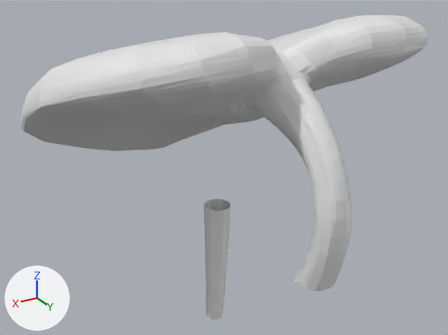
The glTF model assets/monstera/skins/monstera_leaf_fullalbo_v1.glb: old version first, new version second.
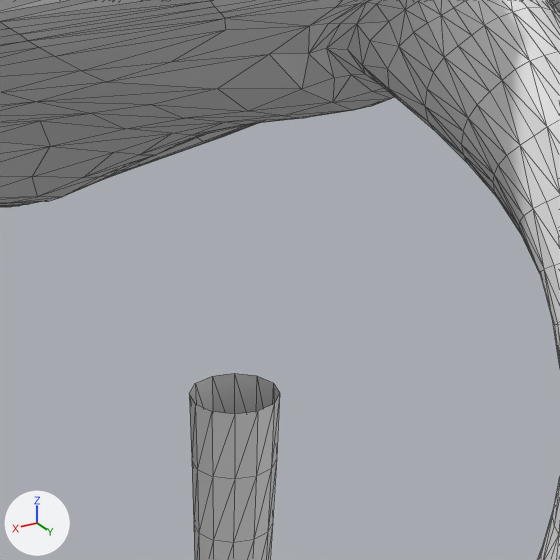
The first picture shows the older version from a camera (50 mm lens) standing at (1.59, 2.69, 1.21) and looking at (-0.03, -0.01, -0.14). The close-ups show the older and then the newer version on the part from 33% to 70% of the width and 26% to 76% of the height of that picture. Only the edits that show in the close-ups are written down. Arrows for +X, +Y and +Z are at lower left; the lights stay in place. The close-ups show mesh edges as thin lines. Materials are left out; every surface is plain grey. Where no turn or scale is listed for an object, it has been applied to the vertices.

In view in the first close-up: 'blade', 'petiole'.
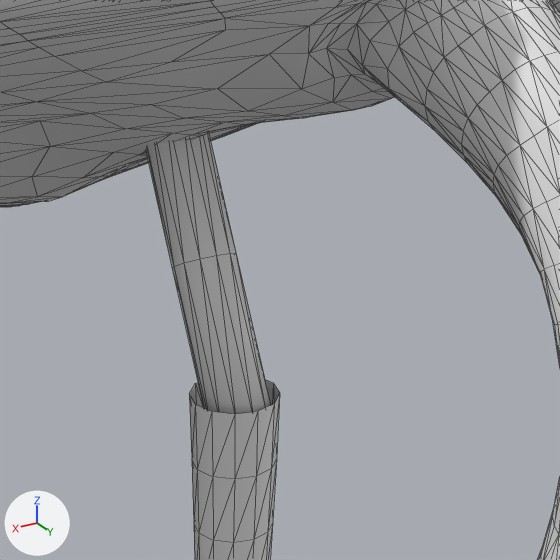
Pixel boxes (x1, y1, x2, y2) of what changed, in the close-ups (560 x 560 px):
'petiole_link', added: after (146, 133, 271, 414)

The change, as a list of edits to the scene's bpy script:
```text
Add me_petiole_link:
    me_petiole_link.from_pydata(...)  # 38 vertices, 72 faces; spans x -0.075..0.056, y -0.329..0.036, z -0.437..0.094
Add ob_petiole_link:
    ob_petiole_link = bpy.data.objects.new('petiole_link', me_petiole_link)
    ob_petiole_link.location = (0.0, 0.0, 0.0)
```
